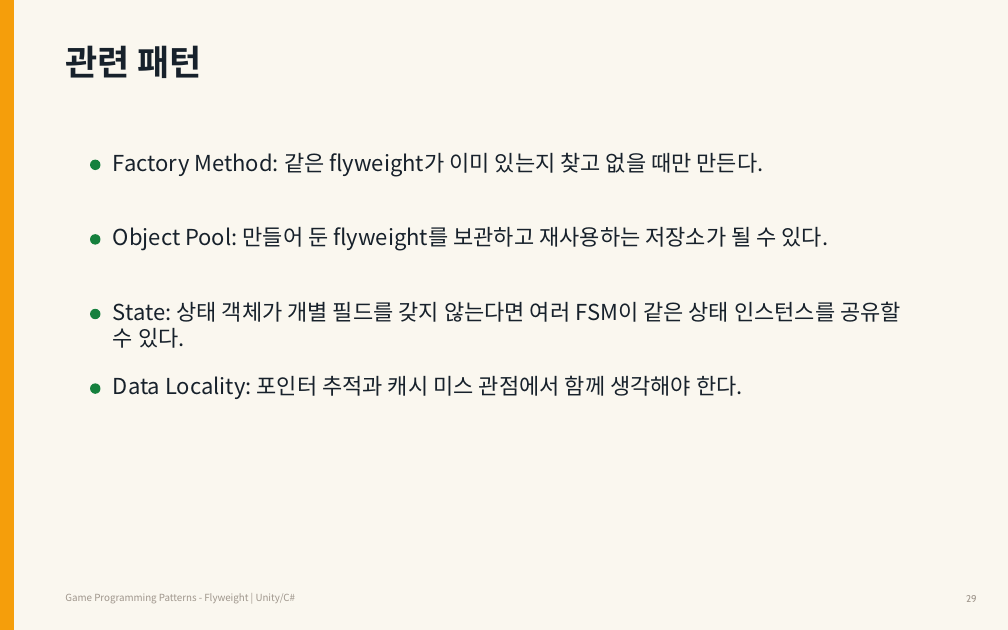
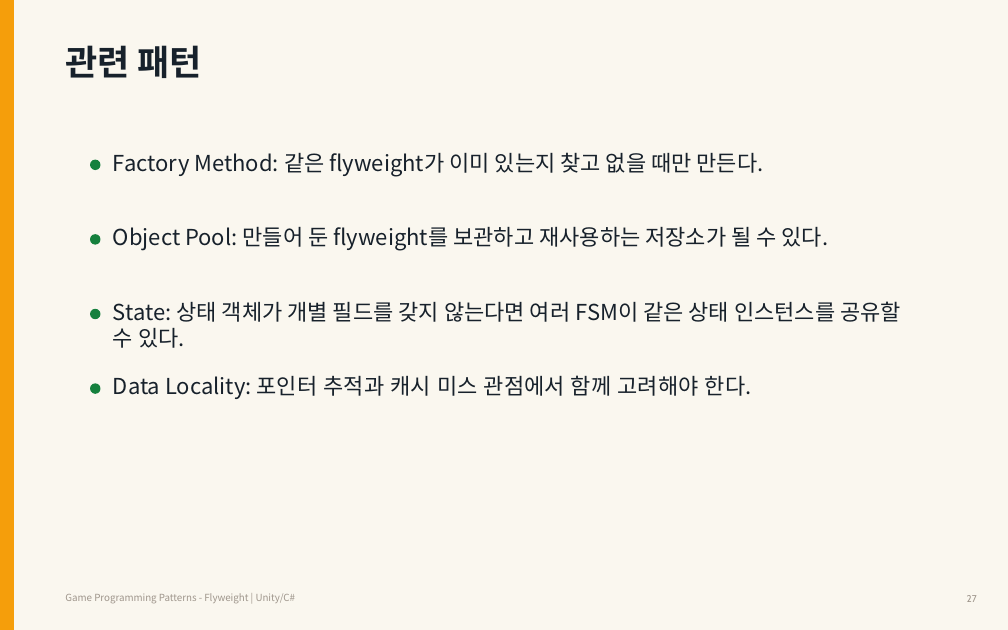
Before and after one commit to Meerkat-GMD/unity-programming-pattern, a slide deck: slide 27 of 03차시_Flyweight/강의자료/유니티 프로그래밍 패턴 3차시 - Flyweight.pptx (slide 29 before the commit). Drawn at 1008x630 pixels with LibreOffice and Linux fonts; fonts in the diff are those of the drawing. Boxes give left, top, right and bottom in pixels: in the first picture for what was removed or moved away, otherwise in the second. Text is boxed around its words. In the diff, an @@ line names an element or a change of style, - is before the commit and + after.

```diff
--- a/03차시_Flyweight/강의자료/유니티 프로그래밍 패턴 3차시 - Flyweight.pptx
+++ b/03차시_Flyweight/강의자료/유니티 프로그래밍 패턴 3차시 - Flyweight.pptx
@@ text at [113, 375, 752, 399]: text changed @@
-Data Locality: 포인터 추적과 캐시 미스 관점에서 함께 생각해야 한다.
+Data Locality: 포인터 추적과 캐시 미스 관점에서 함께 고려해야 한다.
```
Also in this commit, not shown: 32 other slides changed, 2 slides removed.
